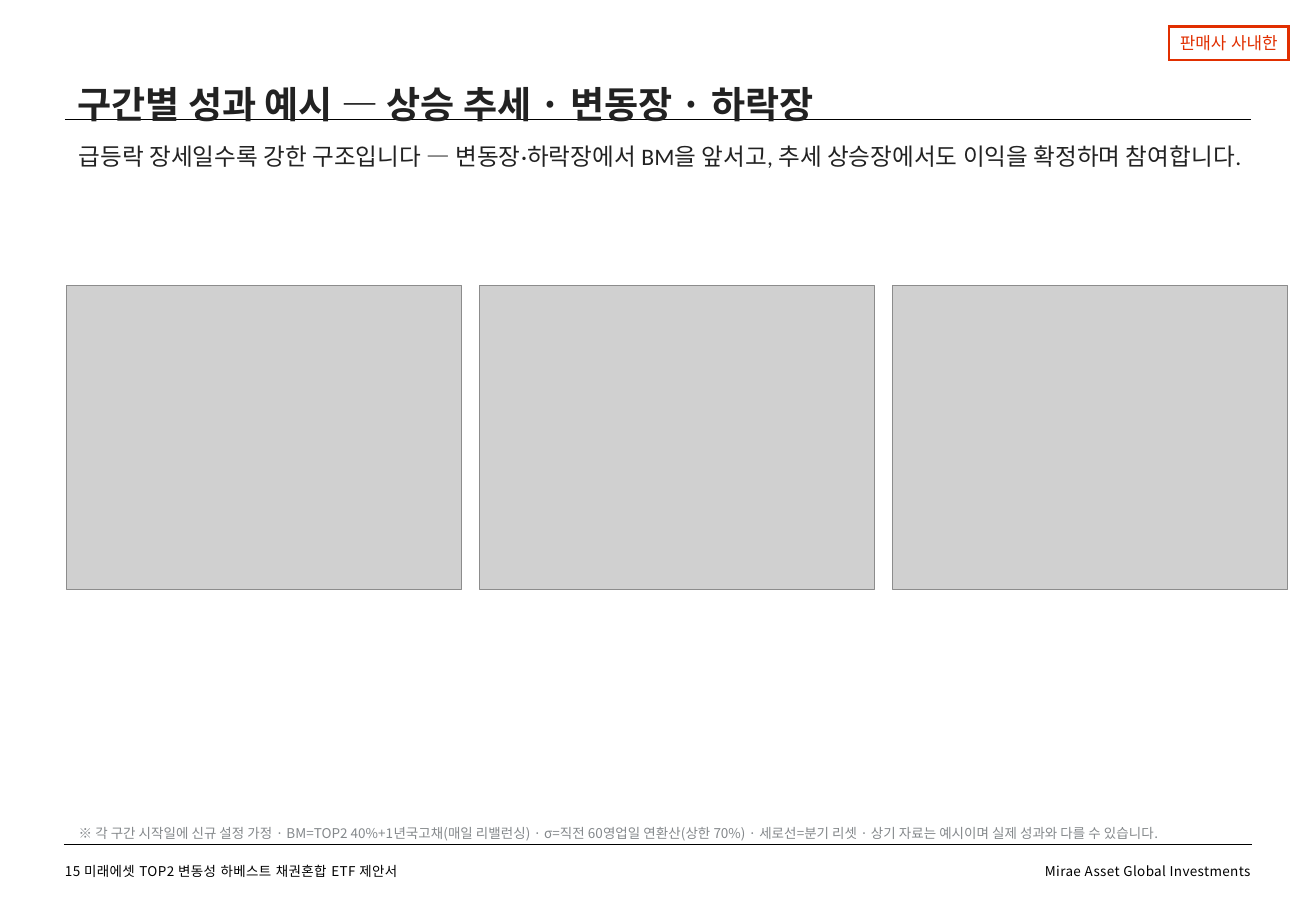
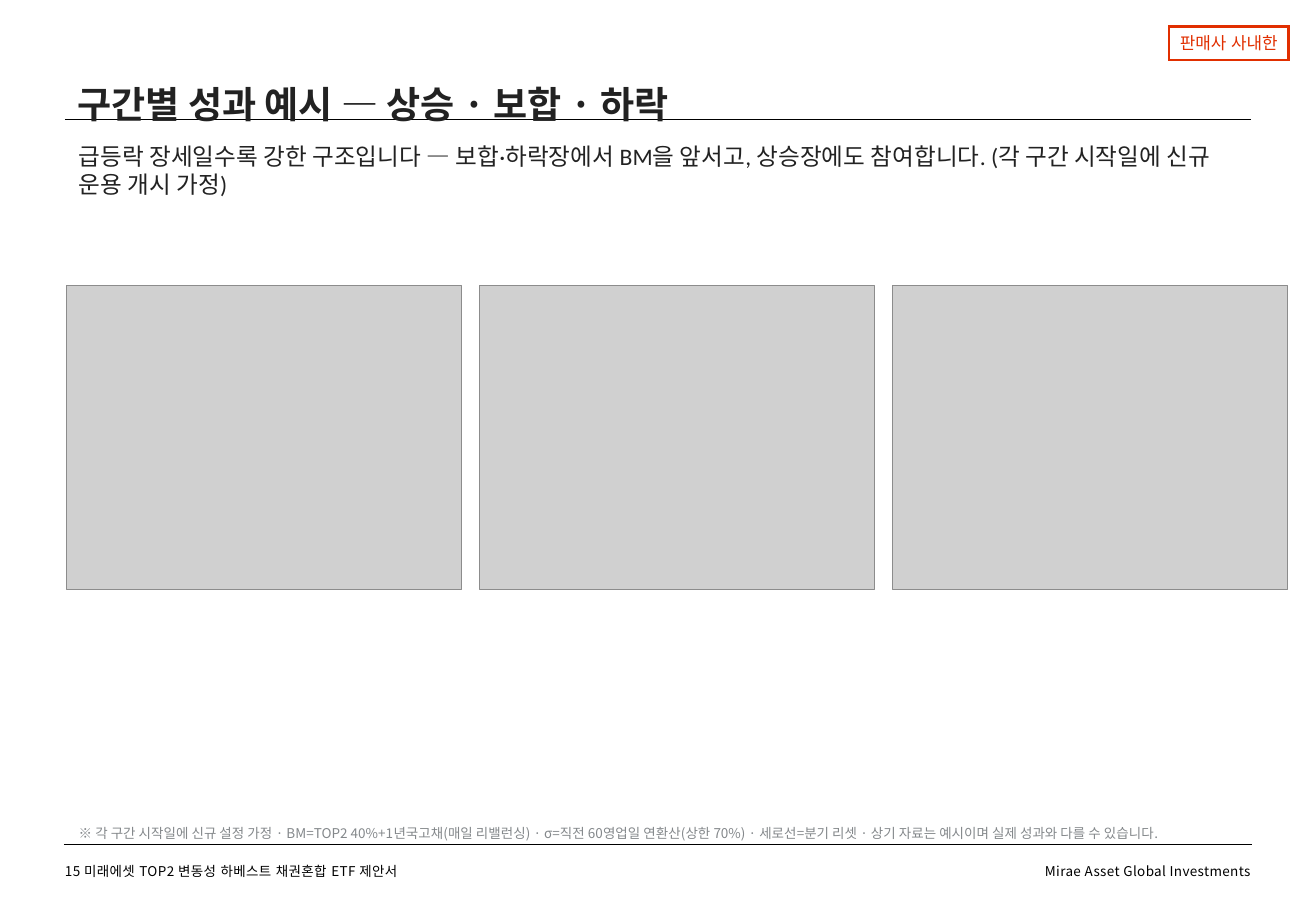
Before and after one commit to gamer383-bit/Volatility-Fund, a slide deck: slide 16 of 제안서/변동성하베스트_TOP2채권혼합ETF_v1_20260730.pptx. Drawn at 1316x911 pixels with LibreOffice and Linux fonts; fonts in the diff are those of the drawing; grey boxes stand for pictures. Boxes give left, top, right and bottom in pixels: in the first picture for what was removed or moved away, otherwise in the second. Text is boxed around its words. In the diff, an @@ line names an element or a change of style, - is before the commit and + after.

```diff
--- a/제안서/변동성하베스트_TOP2채권혼합ETF_v1_20260730.pptx
+++ b/제안서/변동성하베스트_TOP2채권혼합ETF_v1_20260730.pptx
@@ text at (78, 86, 669, 122): text changed @@
-구간별 성과 예시 — 상승 추세 · 변동장 · 하락장
+구간별 성과 예시 — 상승 · 보합 · 하락
@@ text at (79, 145, 1211, 196): text changed @@
-급등락 장세일수록 강한 구조입니다 — 변동장·하락장에서 BM을 앞서고, 추세 상승장에서도 이익을 확정하며 참여합니다.
+급등락 장세일수록 강한 구조입니다 — 보합·하락장에서 BM을 앞서고, 상승장에도 참여합니다. (각 구간 시작일에 신규 운용 개시 가정)
```
Also in this commit, not shown: 4 other files.
